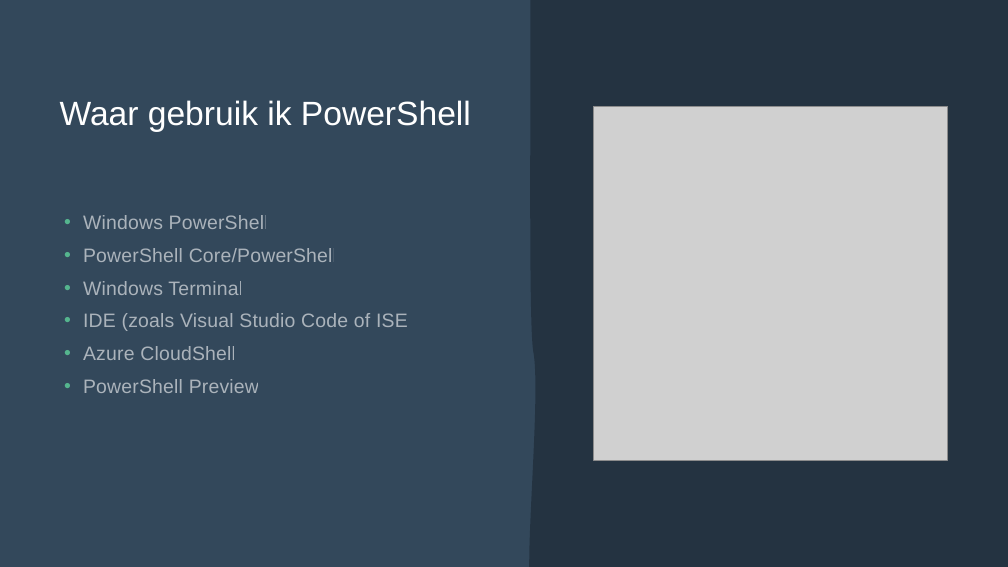
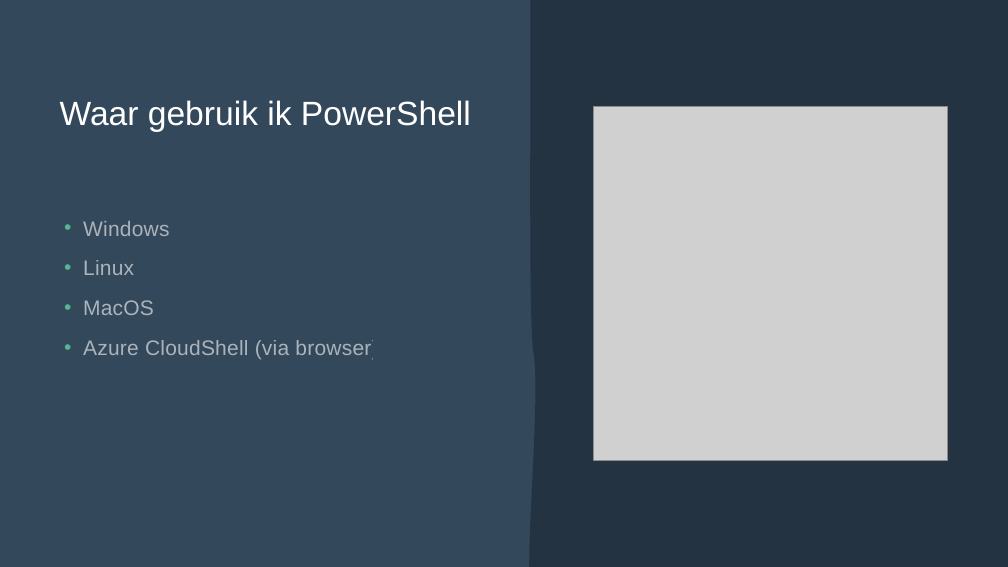
Before and after one commit to powershellpr0mpt/Events, a slide deck: slide 6 of CTT+/PowerShell Basics/CTT+ - Powershell basics.pptx. Drawn at 1008x567 pixels with LibreOffice and Linux fonts; fonts in the diff are those of the drawing; grey boxes stand for pictures. Boxes give left, top, right and bottom in pixels: in the first picture for what was removed or moved away, otherwise in the second. Text is boxed around its words. In the diff, an @@ line names an element or a change of style, - is before the commit and + after.

Commit message:
updated PPTX

```diff
--- a/CTT+/PowerShell Basics/CTT+ - Powershell basics.pptx
+++ b/CTT+/PowerShell Basics/CTT+ - Powershell basics.pptx
@@ text at [83,221,378,359]: text changed; size 18.5 to 20 pt @@
-  • Windows PowerShell
-  • PowerShell Core/PowerShell
-  • Windows Terminal
-  • IDE (zoals Visual Studio Code of ISE)
-  • Azure CloudShell
-  • PowerShell Preview
+  • Windows
+  • Linux
+  • MacOS
+  • Azure CloudShell (via browser)
```
Also in this commit, not shown: 1 other slide changed, 1 slide added.
